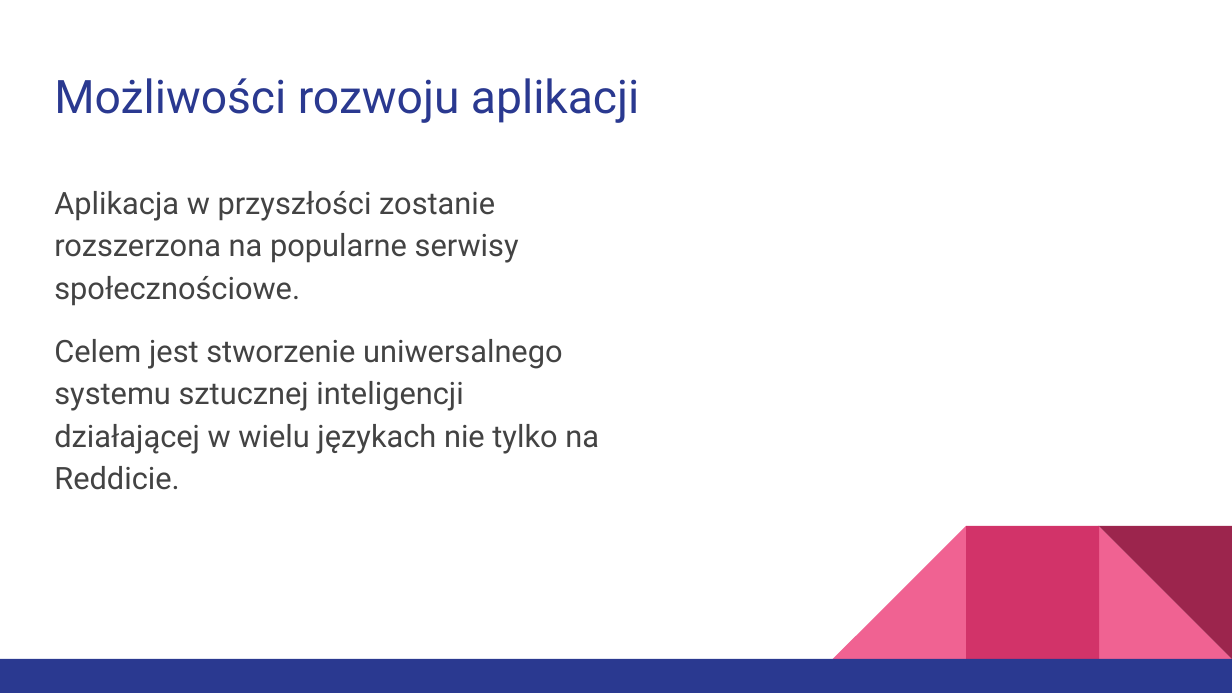
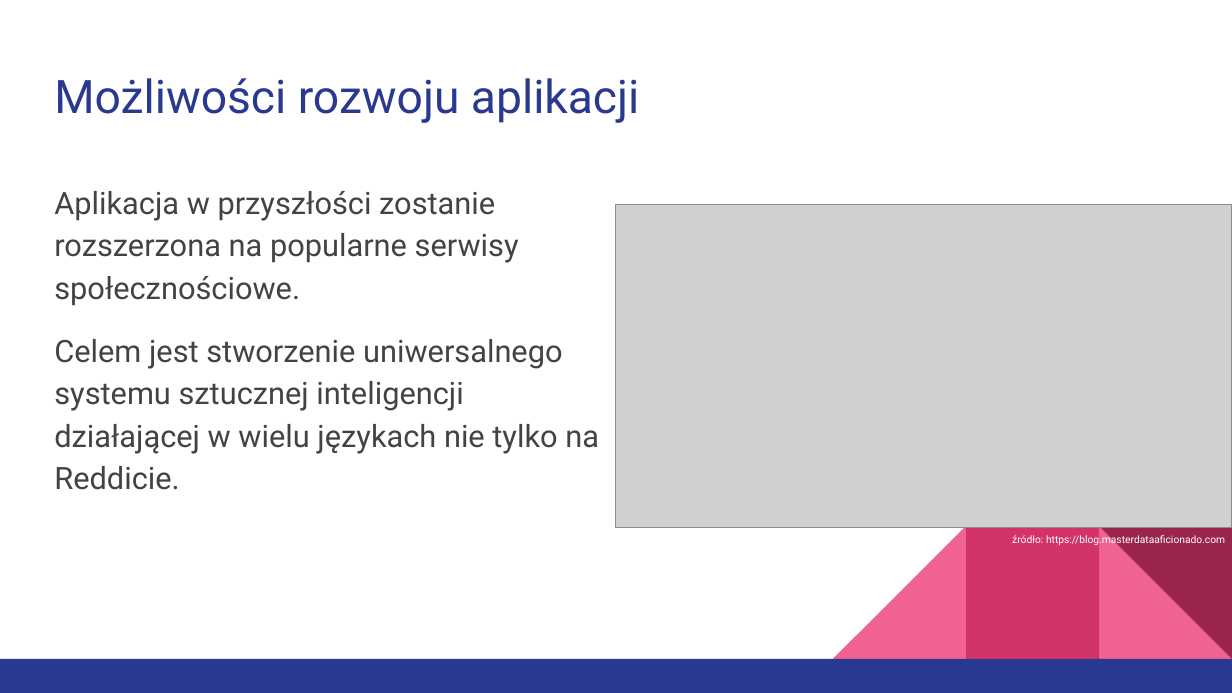
Before and after one commit to Jakub-S-K/beHappy-Ai4Youth, a slide deck: slide 8 of beHappy po Polsku.pptx. Drawn at 1232x693 pixels with LibreOffice and Linux fonts; fonts in the diff are those of the drawing; grey boxes stand for pictures. Boxes give left, top, right and bottom in pixels: in the first picture for what was removed or moved away, otherwise in the second. Text is boxed around its words. In the diff, an @@ line names an element or a change of style, - is before the commit and + after.

```diff
--- a/beHappy po Polsku.pptx
+++ b/beHappy po Polsku.pptx
@@ picture added at <box>616,205,1232,527</box> @@
@@ text added at <box>1012,533,1225,546</box>, 6 pt, text #FFFFFF @@
+źródło: https://blog.masterdataaficionado.com
```
Also in this commit, not shown: 3 other slides changed.
